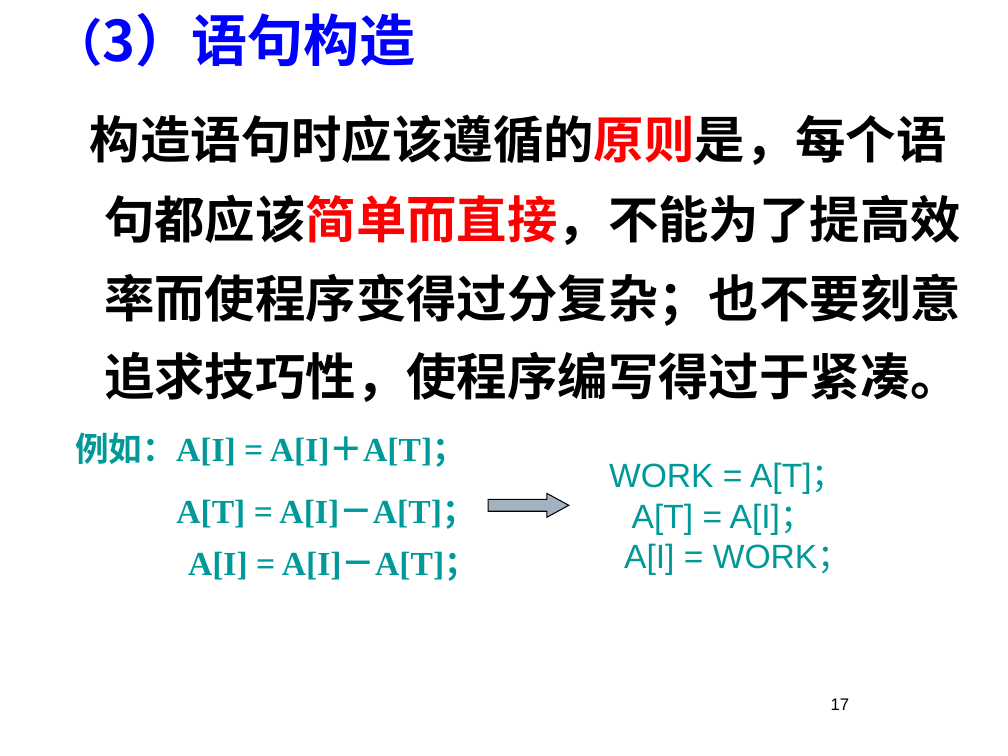
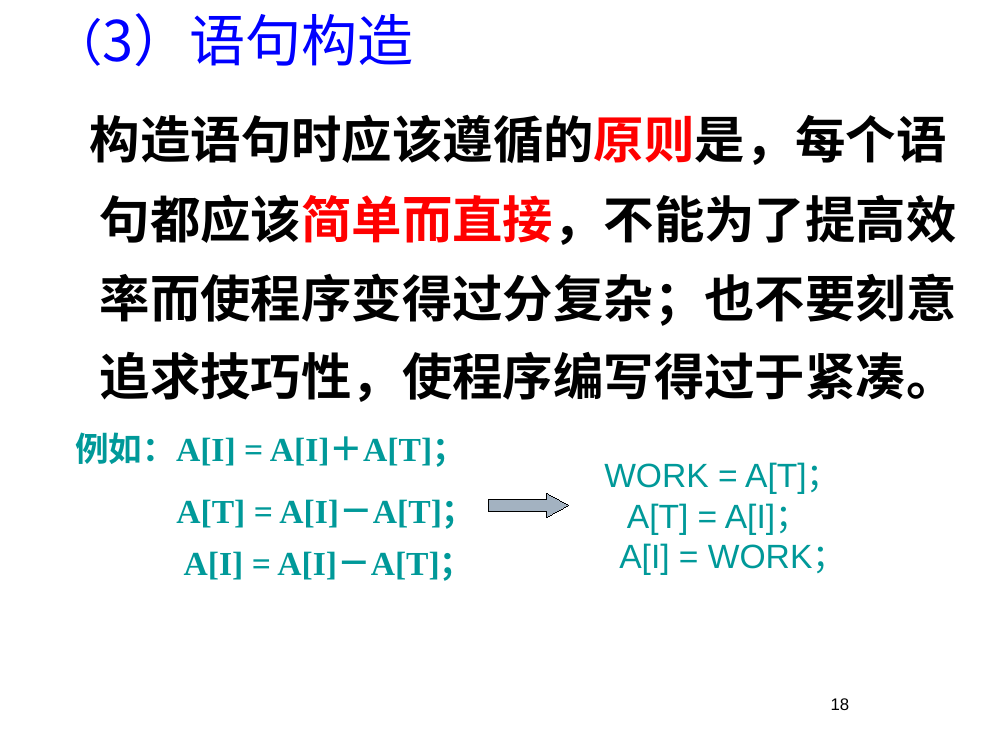
Before and after one commit to 3d-fishing/3D-app, a slide deck: slide 18 of 软件工程基础7.1.pptx (slide 17 before the commit). Drawn at 1008x756 pixels with LibreOffice and Linux fonts; fonts in the diff are those of the drawing; background and template pictures are left out. Boxes give left, top, right and bottom in pixels: in the first picture for what was removed or moved away, otherwise in the second. Text is boxed around its words. In the diff, an @@ line names an element or a change of style, - is before the commit and + after.

```diff
--- a/软件工程基础7.1.pptx
+++ b/软件工程基础7.1.pptx
@@ text "（3）语句构造" at (75,13,957,581): bold off in "（3）语句构造"; font Arial to Noto Sans CJK JP, font Times New Roman to Noto Sans CJK JP in "构造语句时应该遵循的原则是，每个语句都应该简单而直接，不能为了提高效率而使程序变得过分复杂；也不要刻意追求技巧性，使程序 ..."; font Times New Roman to Noto Sans CJK SC in "例如：A[I] A[I]＋A[T]；", "A[I]－A[T]； A[I]－A[T]；"; indent changed @@
@@ text "WORK = A[T]； A[T] = ..." at (604,462,846,575): font Arial to Noto Sans CJK JP in "A[T]； A[I]； WORK；" @@
@@ page number removed at (831,698,850,710) @@
-17
@@ page number added at (831,698,850,710), 12 pt, text #000000 @@
+18
```
Also in this commit, not shown: 30 other slides changed, 5 slides added, 2 slides removed.
